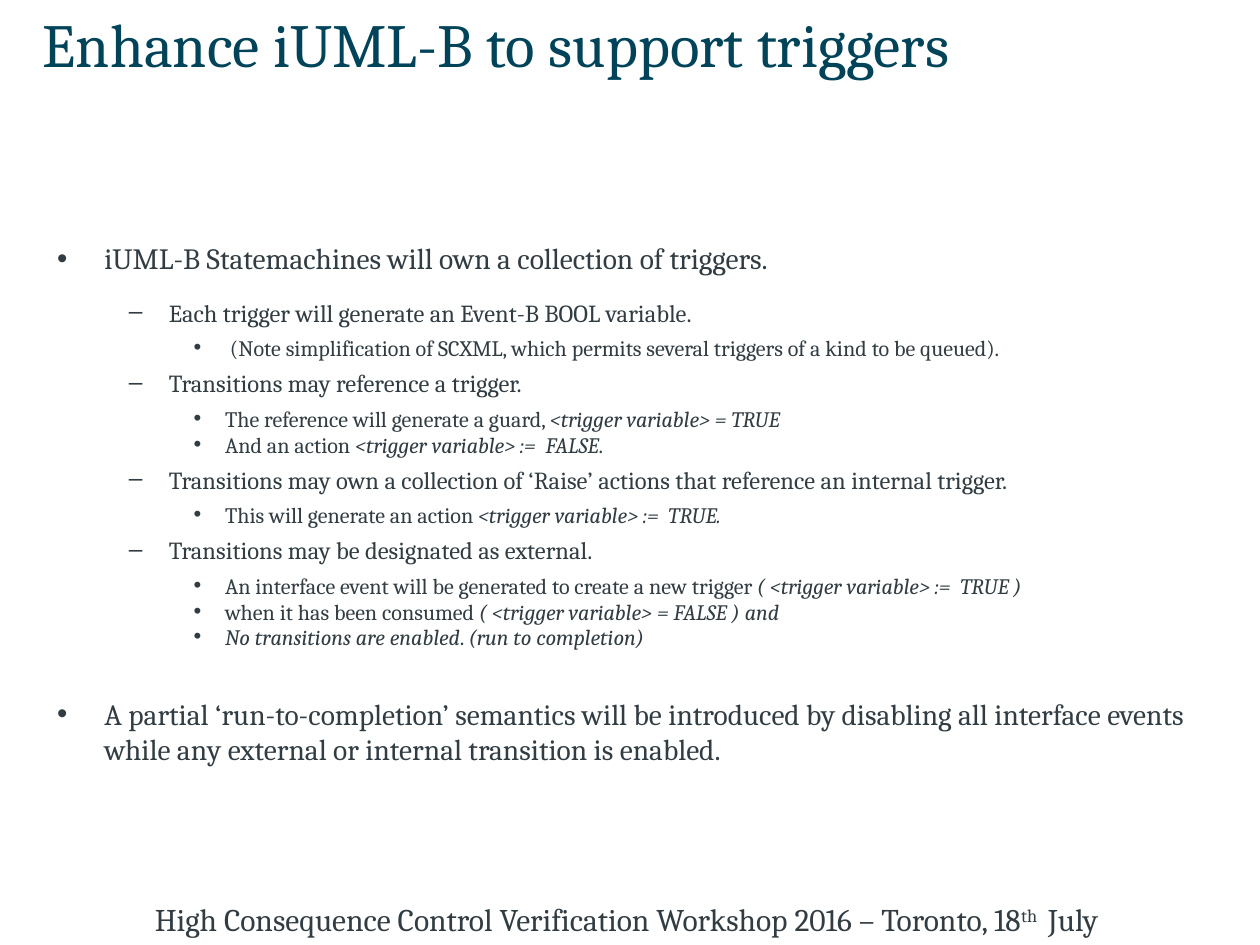
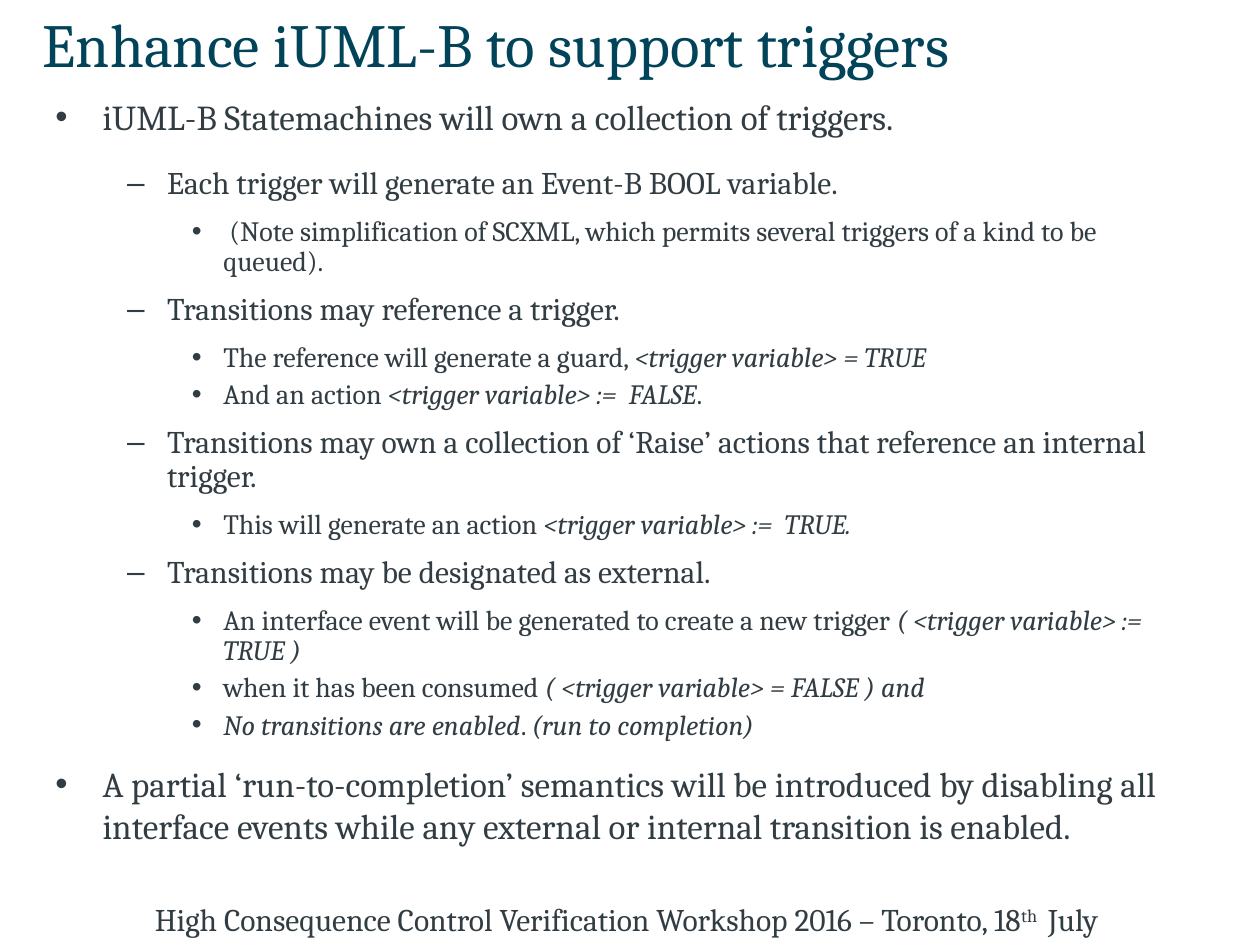
Before and after one commit to kmorris3/rodin_scxml_plugin, a slide deck: slide 17 of talks/CAV2016/CAV_HCVVW16_SCXML.pptx (slide 16 before the commit). Drawn at 1260x945 pixels with LibreOffice and Linux fonts; fonts in the diff are those of the drawing. Boxes give left, top, right and bottom in pixels: in the first picture for what was removed or moved away, otherwise in the second. Text is boxed around its words. In the diff, an @@ line names an element or a change of style, - is before the commit and + after.

```diff
--- a/talks/CAV2016/CAV_HCVVW16_SCXML.pptx
+++ b/talks/CAV2016/CAV_HCVVW16_SCXML.pptx
@@ text "iUML-B Statemachines will own a ...": place and size @@
-text "iUML-B Statemachines will own a ..." at <box>104,248,1183,767</box>
+text "iUML-B Statemachines will own a ..." at <box>103,105,1155,847</box>
@@ text "iUML-B Statemachines will own a ..." at <box>103,105,1155,847</box>: size 16.8 to 20 pt in "iUML-B Statemachines will own a collection of ...", "A partial ‘run-to-completion’ semantics will be introduced ..."; size 14 to 18 pt in "Each trigger will generate an Event-B BOOL ...", "Transitions may reference a trigger.", "Transitions may own a collection of ‘Raise’ ...", "Transitions may be designated as external."; size 12.6 to 16 pt in "(Note simplification of SCXML, which permits several ...", "The reference will generate a guard, <trigger ...", "And an action <trigger variable> := FALSE.", "This will generate an action <trigger variable> ..." and 3 more places; line spacing 0.7 to 0.9 @@
```
Also in this commit, not shown: 9 other slides changed, 1 slide added, 7 other files.
